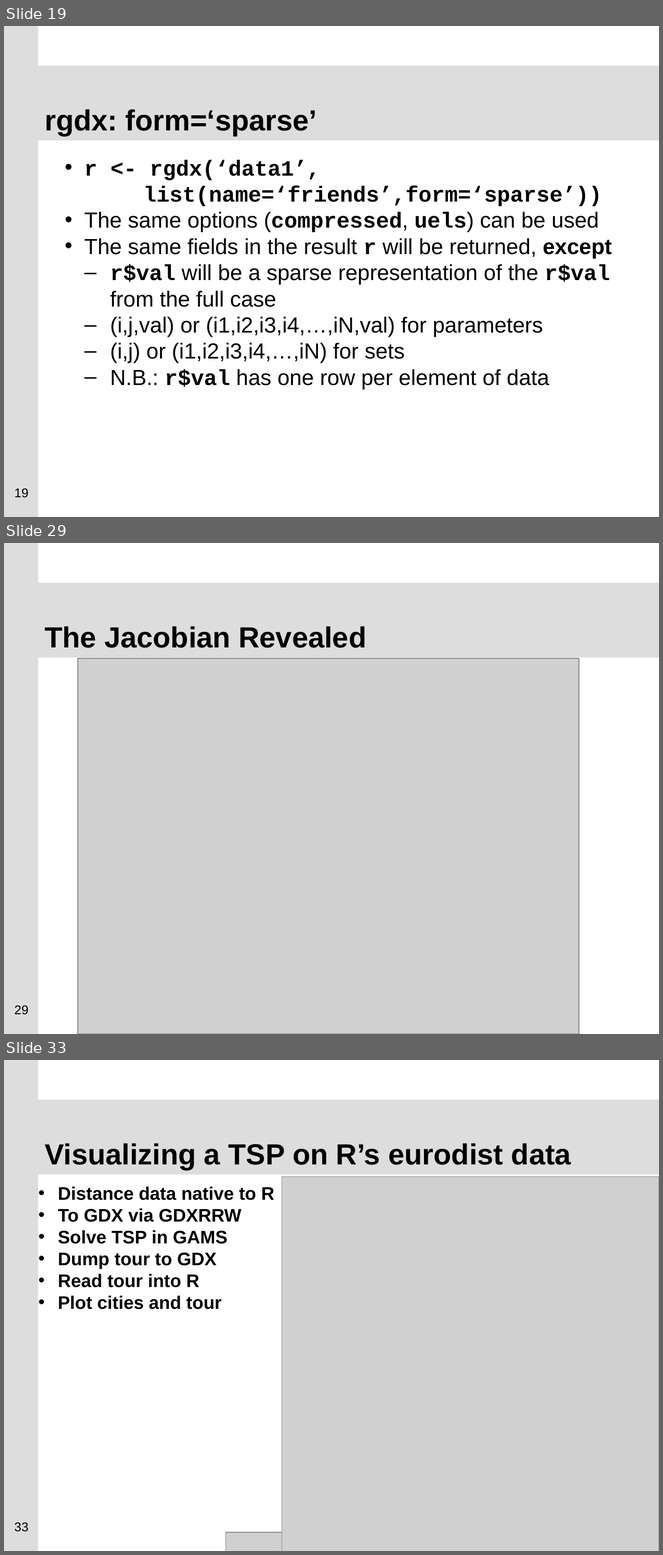
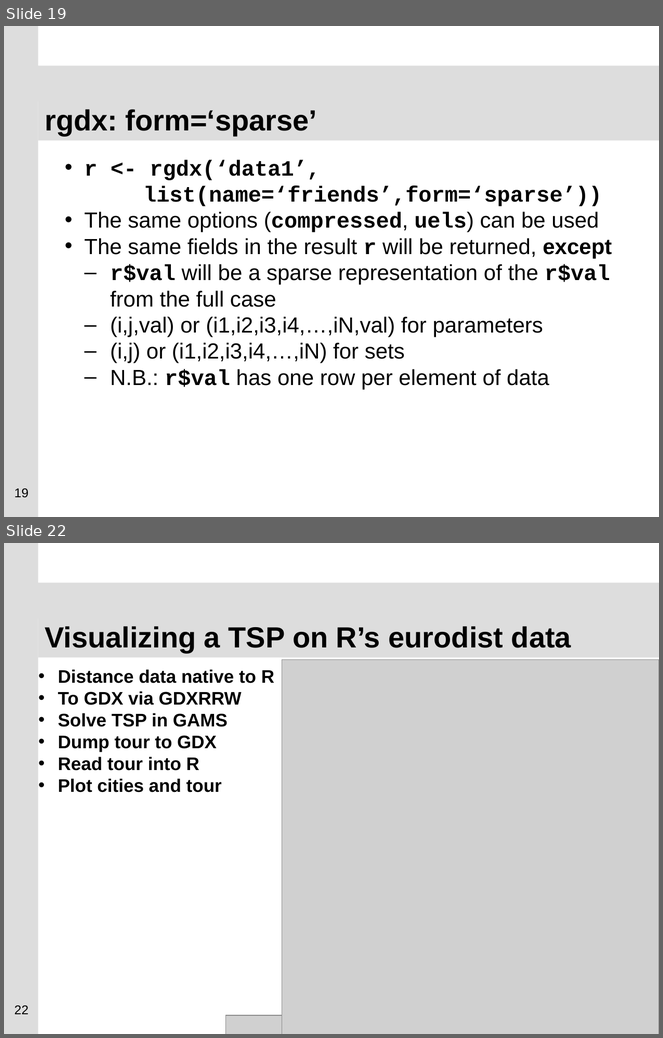
Before and after one commit to GAMS-dev/gdxrrw, a slide deck: sandbox/ISMP_Berlin_2012_GDXRRW.pptx. Shown one above the other, each under a label of ours: slides 19, 29 and 33 before the commit, slides 19 and 22 after it; the slides between them are not shown. The pictures are 663x1555 and 663x1038 pixels, drawn with LibreOffice and Linux fonts; fonts in the diff are those of the drawing; grey boxes stand for pictures; background and template pictures are left out. Boxes give left, top, right and bottom in pixels: in the first picture for what was removed or moved away, otherwise in the second. Text is boxed around its words. In the diff, an @@ line names an element or a change of style, - is before the commit and + after.

```diff
--- a/sandbox/ISMP_Berlin_2012_GDXRRW.pptx
+++ b/sandbox/ISMP_Berlin_2012_GDXRRW.pptx
@@ slide 29 removed at (4, 543, 659, 1034), background #FFFFFF; not listed: 2 template elements that a slide beside it also shows @@
@@ title removed at (38, 615, 659, 657) @@
-The Jacobian Revealed
@@ picture removed at (78, 658, 579, 1034) @@
@@ page number removed at (14, 1006, 28, 1015) @@
-29
@@ what was slide 33 is now slide 22 @@
@@ page number at (14, 1006, 28, 1015): text changed @@
-33
+22
```
Also in this commit, not shown: 9 slides changed, 1 slide added, 10 other slides removed.
